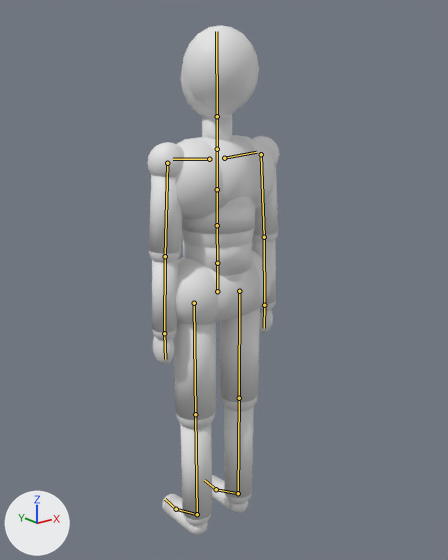
The Blender file previs/rig/mannequin.blend as it was, and as the next commit left it.
The view is the same before and after, from a camera (50 mm lens) standing at (-1.248, -1.595, 1.624) and looking at (0.099, 0.089, 0.95). The lights are fixed; the arrows at lower left show +X, +Y and +Z. The picture after the commit comes second. The bones that bend it are drawn over the model as lines.

In view in the first picture: 'MannequinMesh'.
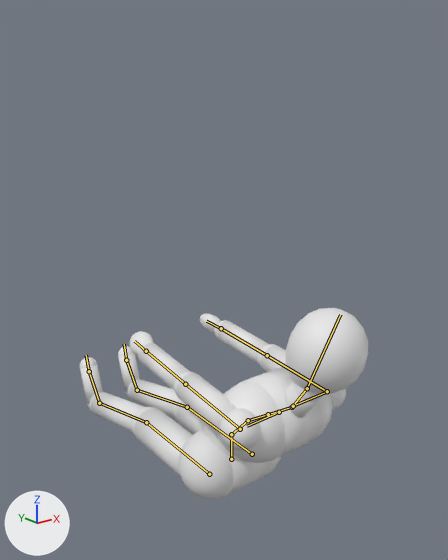
The newer file adds an action. The first version stands in its rest pose; the second is drawn at frame 1 of the action 'driveglance'.

The edits, one by one:
Bone 'Hips' (bone_hips) moves from (0.0, 0.0, 0.0) to (0.0, -0.62, 0.08).
Bone 'Spine' (bone_spine) turns from (0, 0, 0) to (42, 0, 0) degrees about its own x, y and z.
Bone 'Spine1' (bone_spine1) turns from (0, 0, 0) to (14, 0, 0) degrees about its own x, y and z.
Bone 'Neck' (bone_neck) turns from (0, 0, 0) to (-24, -10, 0) degrees about its own x, y and z.
Bone 'Head' (bone_head) turns from (0, 0, 0) to (-26, -28, 0) degrees about its own x, y and z.
Bone 'LeftArm' (bone_leftarm) turns from (0, 0, 0) to (50, 34, 24) degrees about its own x, y and z.
Bone 'LeftForeArm' (bone_leftforearm) turns from (0, 0, 0) to (0, 0, 2) degrees about its own x, y and z.
Bone 'RightArm' (bone_rightarm) turns from (0, 0, 0) to (50, -34, -24) degrees about its own x, y and z.
Bone 'RightForeArm' (bone_rightforearm) turns from (0, 0, 0) to (0, 0, -2) degrees about its own x, y and z.
Bone 'LeftUpLeg' (bone_leftupleg) turns from (0, 0, 0) to (92, 0, 0) degrees about its own x, y and z.
Bone 'LeftLeg' (bone_leftleg) turns from (0, 0, 0) to (-14, 0, 0) degrees about its own x, y and z.
Bone 'RightUpLeg' (bone_rightupleg) turns from (0, 0, 0) to (92, 0, 0) degrees about its own x, y and z.
Bone 'RightLeg' (bone_rightleg) turns from (0, 0, 0) to (-14, 0, 0) degrees about its own x, y and z.

Boxes (x1, y1, x2, y2) around the edits, measured in the pictures (448 x 560 px):
'MannequinMesh', posed (117% wider, 62% shorter): before (147, 25, 279, 535); after (80, 308, 368, 499)
bone 'Hips', root to tip: before (217, 291) to (217, 263); after (231, 459) to (231, 434)
bone 'Spine', root to tip: before (217, 263) to (217, 225); after (231, 434) to (248, 420)
bone 'Spine1', root to tip: before (217, 225) to (217, 189); after (248, 420) to (268, 414)
bone 'Neck', root to tip: before (217, 149) to (217, 116); after (292, 407) to (307, 388)
bone 'Head', root to tip: before (217, 116) to (216, 31); after (307, 388) to (340, 314)
bone 'LeftArm', root to tip: before (167, 163) to (165, 256); after (240, 429) to (185, 384)
bone 'LeftForeArm', root to tip: before (165, 256) to (164, 333); after (185, 384) to (146, 351)
bone 'RightArm', root to tip: before (261, 154) to (264, 237); after (327, 391) to (267, 355)
bone 'RightForeArm', root to tip: before (264, 237) to (264, 305); after (267, 355) to (221, 328)
bone 'LeftUpLeg', root to tip: before (194, 303) to (195, 414); after (209, 474) to (146, 422)
bone 'LeftLeg', root to tip: before (195, 414) to (197, 514); after (146, 422) to (99, 403)
bone 'RightUpLeg', root to tip: before (239, 291) to (239, 398); after (252, 454) to (187, 407)
bone 'RightLeg', root to tip: before (239, 398) to (238, 493); after (187, 407) to (137, 390)
